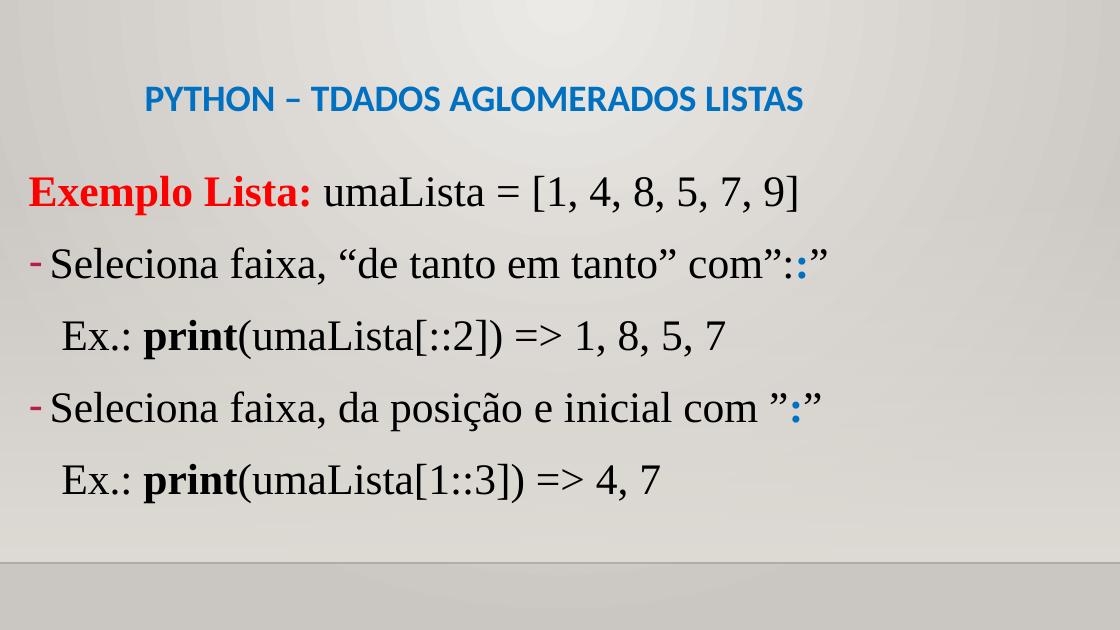
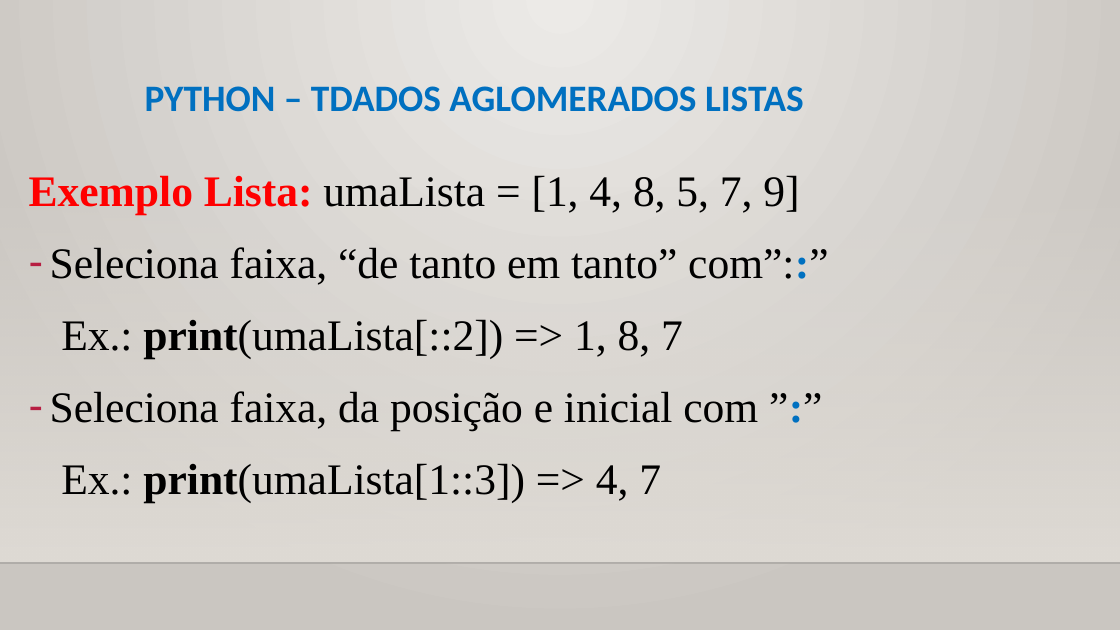
Before and after one commit to CloudEducationBrazil/WydenPythonParadigmas, a slide deck: slide 9 of 01 Classes/Aula 07 Programação Python - Tipos de Dados Aglomerados.pptx (slide 8 before the commit). Drawn at 1120x630 pixels with LibreOffice and Linux fonts; fonts in the diff are those of the drawing; background and template pictures are left out. Boxes give left, top, right and bottom in pixels: in the first picture for what was removed or moved away, otherwise in the second. Text is boxed around its words. In the diff, an @@ line names an element or a change of style, - is before the commit and + after.

Commit message:
PPT Python Aula 7 17092022

```diff
--- a/01 Classes/Aula 07 Programação Python - Tipos de Dados Aglomerados.pptx
+++ b/01 Classes/Aula 07 Programação Python - Tipos de Dados Aglomerados.pptx
@@ text at <box>61,319,683,359</box>: text changed @@
-Ex.: print(umaLista[::2]) => 1, 8, 5, 7
+Ex.: print(umaLista[::2]) => 1, 8, 7
```
Also in this commit, not shown: 7 other slides changed, 1 slide added.
